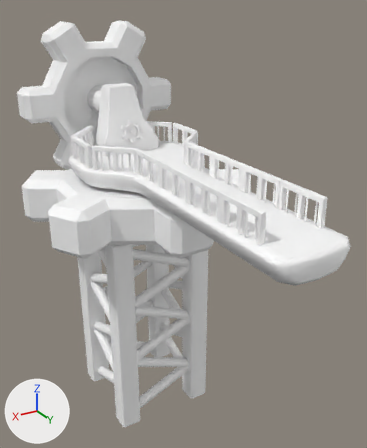
One commit to the FBX model Assets/Models/Environment/Unique/RoundaboutBridge.fbx: the scene before it, then after it.
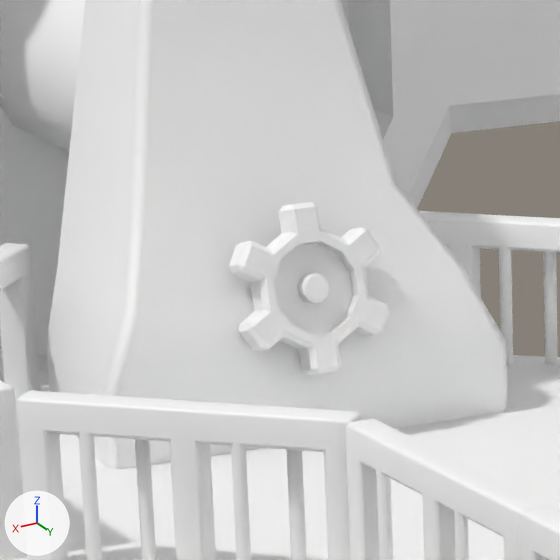
Each version appears first whole from a 50 mm lens placed at (10.0, 20.9, 19.4), pointed at (-0.7, 3.1, 10.5), and next in a close-up on the part from 24% to 45% of the width and 21% to 38% of the height. The axes (+X, +Y, +Z) are drawn at lower left. The lights are the same throughout. Objects named as collision shapes, trigger or cutter boxes, shadow casters or lower levels of detail are left out. Where no turn or scale is listed for an object, it has been applied to the vertices. Vertices at the same position are counted once.

Objects in the first close-up: 'Bridge', 'Cog_Back', 'Cog_Interactable'.
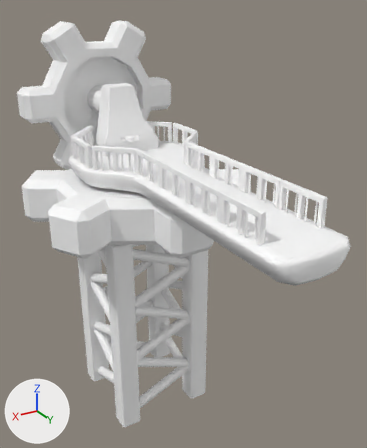
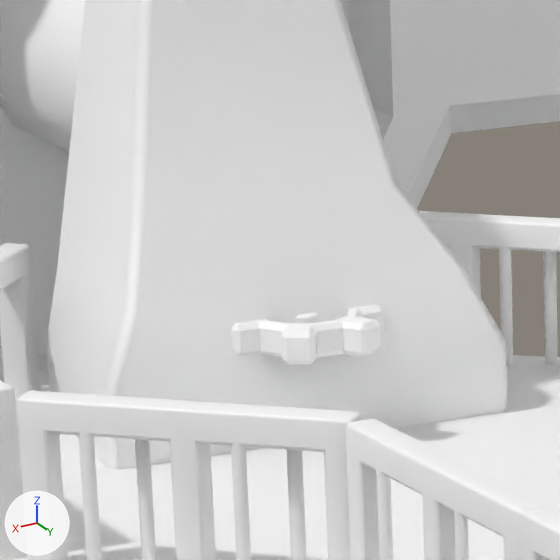
Where the newer file only moved an object's origin or applied its transform, the numbers keep the older frame.

Location of each change, (x1, y1, x2, y2) in pixels of the close-ups (560 x 560 px):
'Cog_Interactable', reshaped: before (229, 202, 389, 375); after (231, 305, 384, 364)

The edits, one by one:
me_mesh_004 has 242 vertices, 480 faces and spans x -0.494..0.494, y -0.128..0.33, z -0.503..0.557.
me_mesh_004 is used by ob_cog_interactable; location (-0.002, -0.567, 14.0).
me_mesh_004 part 1: the whole mesh is multiplied about its middle by the matrix ((0.0, 0.259, -0.966), (-1.0, 0.0, 0.0), (0.0, 0.966, 0.259)), then moved by (0.0, -0.101, -0.277).
